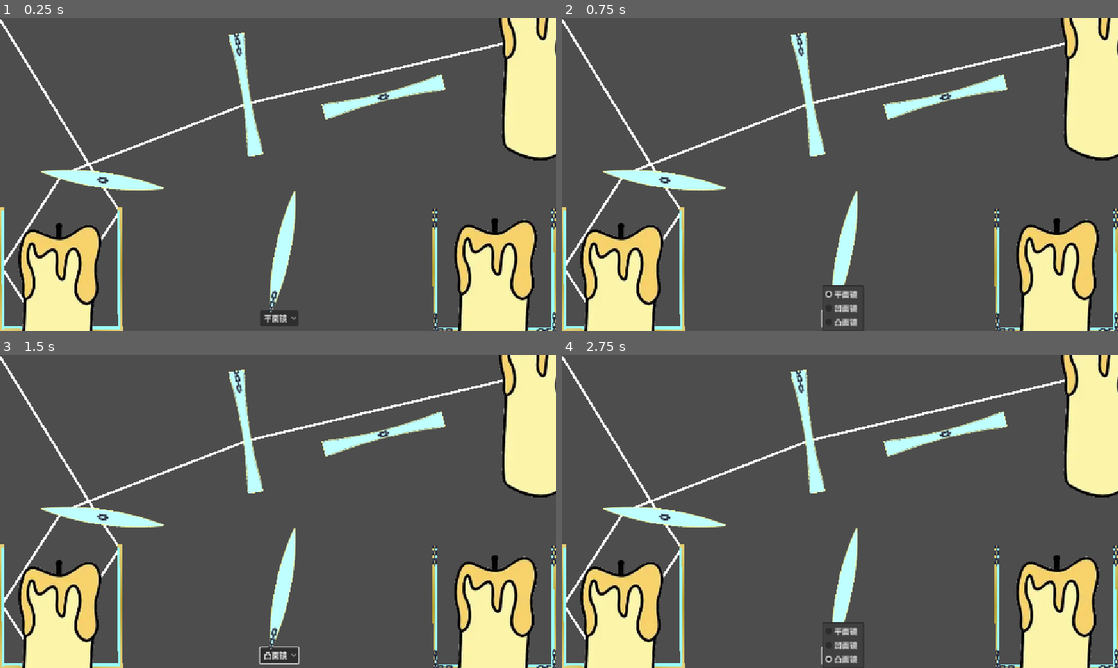
Above: before the commit, frames 1-4 (two rows, left to right).
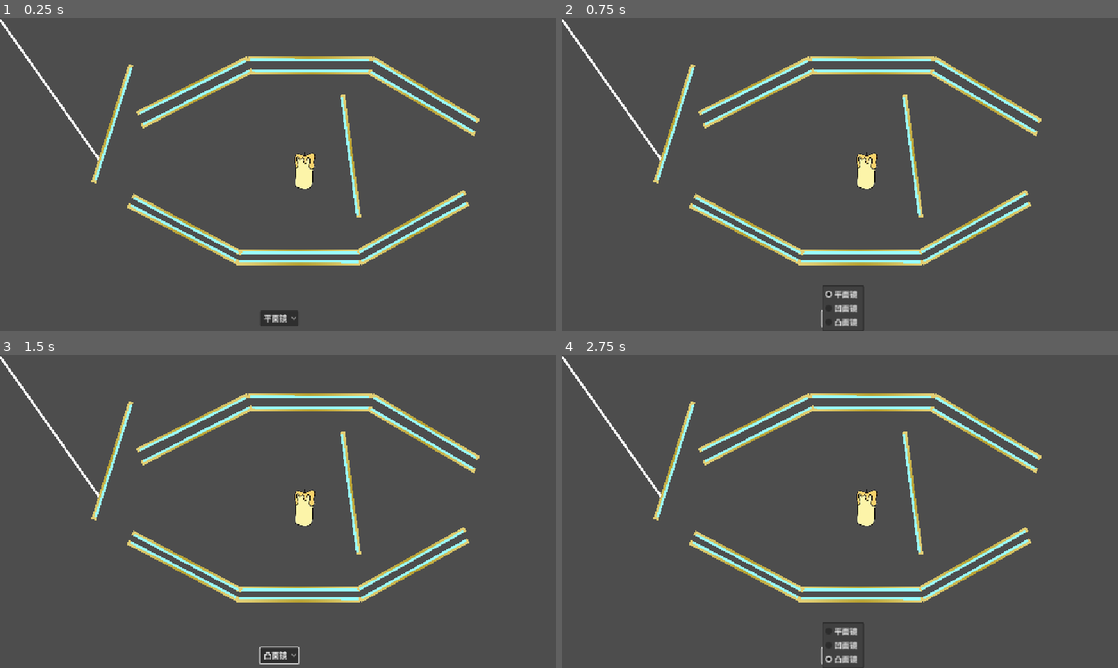
Above: after the commit, the same moments.

Repository: ChickenPige0n/re-flection
Game: Godot game, scene res://scenes/game_4.tscn
Same seed, same stepped clock (60 frames per second), same inputs: the game is played once before the commit and once after it. This scene is started directly instead of the project's main scene.
Inputs:
- Up to frame 1 (0.25 s): no input
- Up to frame 2 (0.75 s): click "平面镜" at 0.5 s
- Up to frame 3 (1.5 s): click "平面镜" at 1.25 s
- Up to frame 4 (2.75 s): click "凸面镜" at 2 s

The runs differ from the first frame. In frame 1, 24% of the frame differs, in the area x 0-100%, y 0-100%; in frame 2, 24%; in frame 3, 24%; in frame 4, 24%.

Commit message:
add game4

Diff:
--- a/scenes/game_4.tscn
+++ b/scenes/game_4.tscn
@@ -1,20 +1,14 @@
-[gd_scene load_steps=14 format=3 uid="uid://bioxtx7rp7u1f"]
+[gd_scene load_steps=8 format=3 uid="uid://csonnvjsfn7ii"]
 
 [ext_resource type="Script" uid="uid://bcdfdh21ipc6c" path="res://scripts/game.gd" id="1_n5ftk"]
 [ext_resource type="PackedScene" uid="uid://dicdnfr2f5pjf" path="res://scenes/edit_ui.tscn" id="2_8u0ss"]
 [ext_resource type="Script" uid="uid://dqpdk88faq73y" path="res://scripts/light.gd" id="3_5dy1a"]
-[ext_resource type="Texture2D" uid="uid://c4bb5tsni7woq" path="res://images/candle/candle_unlit.png" id="4_dsxnf"]
+[ext_resource type="Texture2D" uid="uid://cv7jk4imhy8yy" path="res://images/candle/candle_lit_8.png" id="4_ibygo"]
 [ext_resource type="Script" uid="uid://kbgoyaf4o8ha" path="res://scripts/photosensitive.gd" id="5_0x10j"]
-[ext_resource type="Texture2D" uid="uid://86lfxhjar7bl" path="res://images/mirror_immovable_irrotatable.png" id="6_61nkk"]
 [ext_resource type="Script" uid="uid://bd23oolcj74gq" path="res://scripts/mirror.gd" id="7_gasu4"]
 [ext_resource type="Texture2D" uid="uid://cr82j1dxeqg32" path="res://images/mirror.png" id="8_nacpo"]
-[ext_resource type="Texture2D" uid="uid://dcsp72esief71" path="res://images/convex_movable_irrotatable.png" id="9_1rxao"]
-[ext_resource type="Script" uid="uid://13bw628tdjjt" path="res://scripts/lens.gd" id="10_ya3jw"]
-[ext_resource type="Texture2D" uid="uid://bpc0a2hec82xu" path="res://images/convex_immovable_rotatable.png" id="11_yc13s"]
-[ext_resource type="Texture2D" uid="uid://bxa17agh5j6rn" path="res://images/concave_movable_irrotatable.png" id="12_1q5l1"]
-[ext_resource type="Texture2D" uid="uid://dl0iqg8t4a2t0" path="res://images/concave_immovable_rotatable.png" id="13_vlg8v"]
 
-[node name="Game" type="Node2D"]
+[node name="Game3" type="Node2D"]
 script = ExtResource("1_n5ftk")
 
 [node name="EditUi" parent="." instance=ExtResource("2_8u0ss")]
@@ -28,54 +22,22 @@
 grow_vertical = 1
 
 [node name="Light" type="Line2D" parent="."]
-points = PackedVector2Array(0, 3.305, 202.91, 333.758, 247.41, 399.494, 86.0756, 642.916, 2.9875, 516.405, 127.798, 323.497, 511.958, 176.498, 10248.3, -2104.5)
+points = PackedVector2Array(0, 3.305, 207.289, 296.086, 207.289, 296.086)
 width = 5.0
 script = ExtResource("3_5dy1a")
-direction = Vector2(0.523263, 0.852171)
+direction = Vector2(0.577836, 0.816153)
 starting_pos = Vector2(0, 3.305)
 
 [node name="Photosensitive" type="Sprite2D" parent="."]
-position = Vector2(1119, 33)
+position = Vector2(631, 300)
 rotation = 0.00347358
-texture = ExtResource("4_dsxnf")
-script = ExtResource("5_0x10j")
-
-[node name="Mirror1" type="Sprite2D" parent="."]
-texture_filter = 1
-position = Vector2(1025, 645)
-rotation = -6.28109
-texture = ExtResource("6_61nkk")
-script = ExtResource("7_gasu4")
-movable = false
-rotatable = false
-
-[node name="Mirror2" type="Sprite2D" parent="."]
-texture_filter = 1
-position = Vector2(1147, 522)
-rotation = -1.57569
-texture = ExtResource("6_61nkk")
-script = ExtResource("7_gasu4")
-movable = false
-rotatable = false
-
-[node name="Mirror3" type="Sprite2D" parent="."]
-texture_filter = 1
-position = Vector2(901, 522)
-rotation = 1.56737
-texture = ExtResource("6_61nkk")
-script = ExtResource("7_gasu4")
-movable = false
-rotatable = false
-
-[node name="Photosensitive2" type="Sprite2D" parent="."]
-position = Vector2(1026, 521)
-rotation = 0.00156415
-texture = ExtResource("4_dsxnf")
+scale = Vector2(0.256068, 0.208471)
+texture = ExtResource("4_ibygo")
 script = ExtResource("5_0x10j")
 
 [node name="Mirror4" type="Sprite2D" parent="."]
 texture_filter = 1
-position = Vector2(126, 643)
+position = Vector2(618, 506)
 rotation = -6.28109
 texture = ExtResource("8_nacpo")
 script = ExtResource("7_gasu4")
@@ -84,8 +46,8 @@
 
 [node name="Mirror5" type="Sprite2D" parent="."]
 texture_filter = 1
-position = Vector2(2.99982, 520)
-rotation = 1.56737
+position = Vector2(618, 483)
+rotation = 3.14021
 texture = ExtResource("8_nacpo")
 script = ExtResource("7_gasu4")
 movable = false
@@ -93,45 +55,106 @@
 
 [node name="Mirror6" type="Sprite2D" parent="."]
 texture_filter = 1
-position = Vector2(248, 520)
-rotation = -1.57569
+position = Vector2(378, 446)
+rotation = 0.479357
 texture = ExtResource("8_nacpo")
 script = ExtResource("7_gasu4")
 movable = false
 rotatable = false
 
-[node name="Photosensitive3" type="Sprite2D" parent="."]
-position = Vector2(123, 531)
-rotation = 0.00156415
-texture = ExtResource("4_dsxnf")
-script = ExtResource("5_0x10j")
-
-[node name="Convex1" type="Sprite2D" parent="."]
-position = Vector2(585, 484)
-rotation = 14.333
-texture = ExtResource("9_1rxao")
-script = ExtResource("10_ya3jw")
+[node name="Mirror7" type="Sprite2D" parent="."]
+texture_filter = 1
+position = Vector2(387, 427)
+rotation = -8.93989
+texture = ExtResource("8_nacpo")
+script = ExtResource("7_gasu4")
+movable = false
 rotatable = false
 
-[node name="Convex" type="Sprite2D" parent="."]
-position = Vector2(212, 335)
-rotation = 3.27736
-texture = ExtResource("11_yc13s")
-script = ExtResource("10_ya3jw")
+[node name="Mirror8" type="Sprite2D" parent="."]
+texture_filter = 1
+position = Vector2(858, 445)
+rotation = -6.7882
+texture = ExtResource("8_nacpo")
+script = ExtResource("7_gasu4")
 movable = false
-
-[node name="Concave" type="Sprite2D" parent="."]
-position = Vector2(509, 158)
-rotation = -1.72934
-texture = ExtResource("12_1q5l1")
-script = ExtResource("10_ya3jw")
-focus = -128.0
 rotatable = false
 
-[node name="Concave2" type="Sprite2D" parent="."]
-position = Vector2(794, 163)
-rotation = -6.52835
-texture = ExtResource("13_vlg8v")
-script = ExtResource("10_ya3jw")
-focus = -128.0
+[node name="Mirror9" type="Sprite2D" parent="."]
+texture_filter = 1
+position = Vector2(851, 422)
+rotation = -3.6505
+texture = ExtResource("8_nacpo")
+script = ExtResource("7_gasu4")
 movable = false
+rotatable = false
+
+[node name="Mirror10" type="Sprite2D" parent="."]
+texture_filter = 1
+position = Vector2(726, 285)
+rotation = -7.98557
+texture = ExtResource("8_nacpo")
+script = ExtResource("7_gasu4")
+rotatable = false
+
+[node name="Mirror11" type="Sprite2D" parent="."]
+texture_filter = 1
+position = Vector2(642, 84)
+rotation = -9.42004
+texture = ExtResource("8_nacpo")
+script = ExtResource("7_gasu4")
+movable = false
+rotatable = false
+
+[node name="Mirror12" type="Sprite2D" parent="."]
+texture_filter = 1
+position = Vector2(642, 111)
+rotation = -6.28109
+texture = ExtResource("8_nacpo")
+script = ExtResource("7_gasu4")
+movable = false
+rotatable = false
+
+[node name="Mirror13" type="Sprite2D" parent="."]
+texture_filter = 1
+position = Vector2(873, 175)
+rotation = -5.7549
+texture = ExtResource("8_nacpo")
+script = ExtResource("7_gasu4")
+movable = false
+rotatable = false
+
+[node name="Mirror14" type="Sprite2D" parent="."]
+texture_filter = 1
+position = Vector2(881, 148)
+rotation = -8.89147
+texture = ExtResource("8_nacpo")
+script = ExtResource("7_gasu4")
+movable = false
+rotatable = false
+
+[node name="Mirror15" type="Sprite2D" parent="."]
+texture_filter = 1
+position = Vector2(407, 166)
+rotation = -6.74974
+texture = ExtResource("8_nacpo")
+script = ExtResource("7_gasu4")
+movable = false
+rotatable = false
+
+[node name="Mirror16" type="Sprite2D" parent="."]
+texture_filter = 1
+position = Vector2(398, 140)
+rotation = -3.60184
+texture = ExtResource("8_nacpo")
+script = ExtResource("7_gasu4")
+movable = false
+rotatable = false
+
+[node name="Mirror17" type="Sprite2D" parent="."]
+texture_filter = 1
+position = Vector2(232, 218)
+rotation = -4.4059
+texture = ExtResource("8_nacpo")
+script = ExtResource("7_gasu4")
+movable = false
